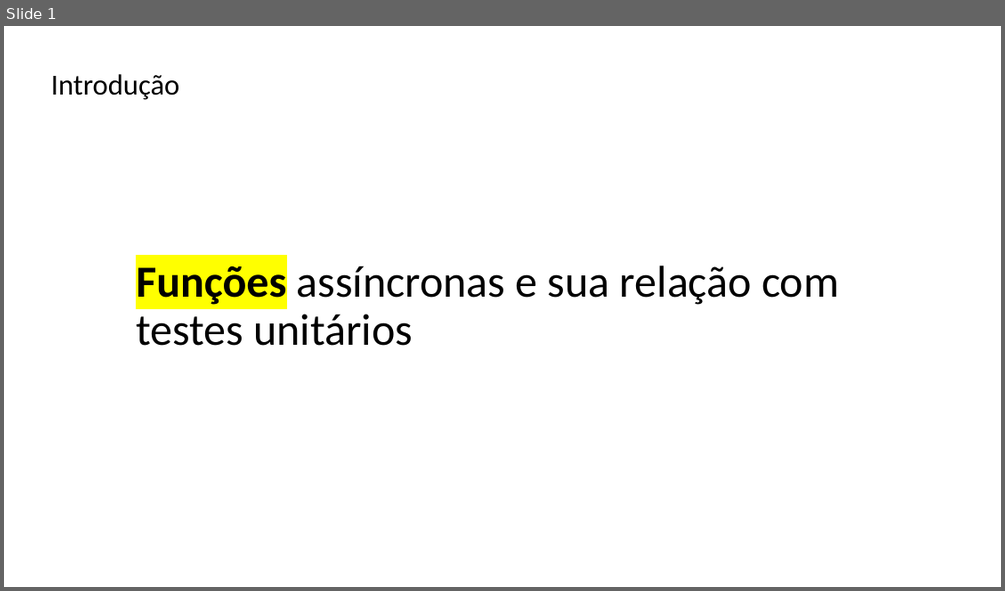
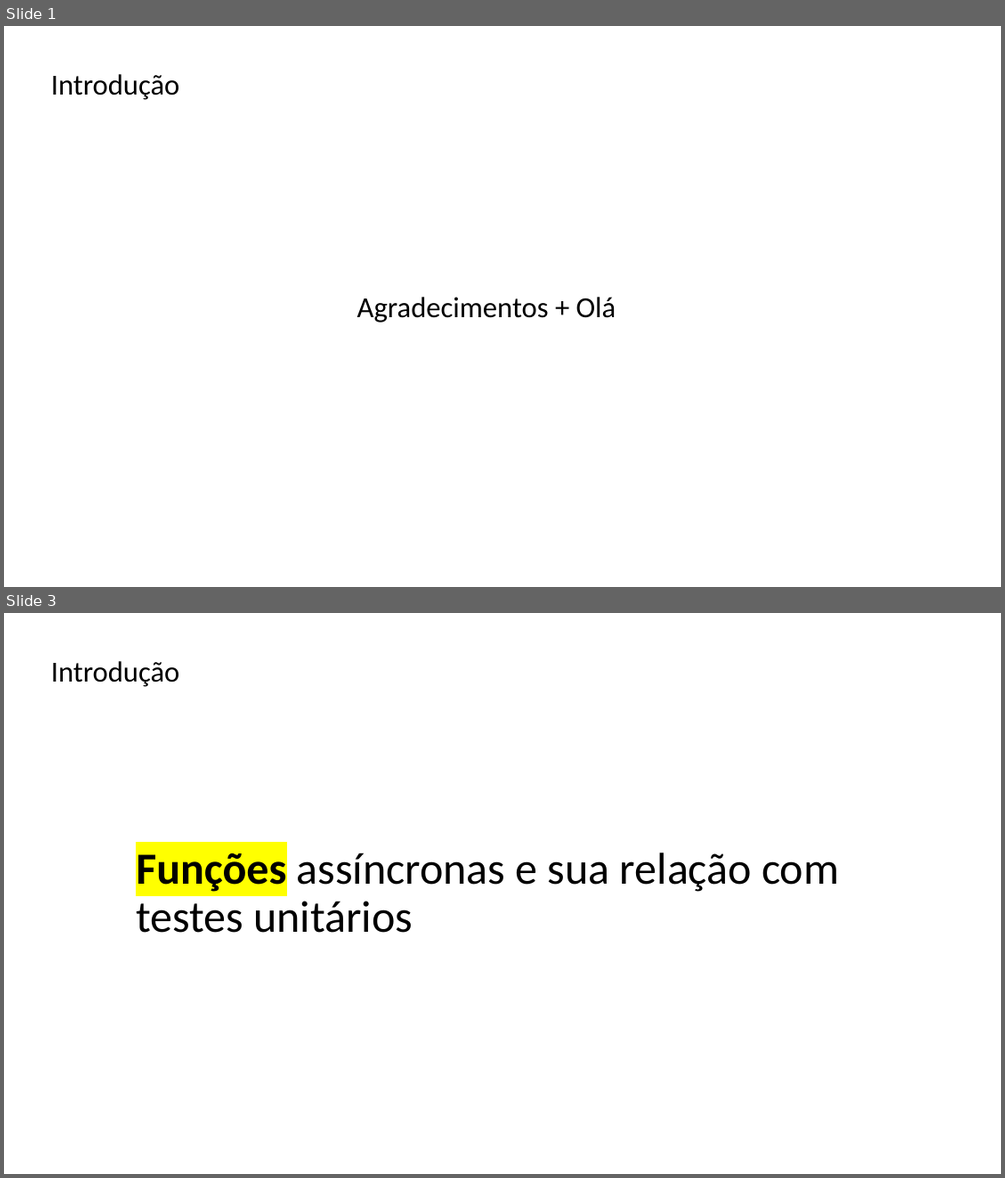
Before and after one commit to alanliongar/connectSpace_Assincronia, a slide deck: Apresentação do ConnectSpace.pptx. Shown one above the other, each under a label of ours: slide 1 before the commit, slides 1 and 3 after it; the slides between them are not shown. The pictures are 1005x591 and 1005x1178 pixels, drawn with LibreOffice and Linux fonts; fonts in the diff are those of the drawing; background and template pictures are left out. Boxes give left, top, right and bottom in pixels: in the first picture for what was removed or moved away, otherwise in the second. Text is boxed around its words. In the diff, an @@ line names an element or a change of style, - is before the commit and + after.

```diff
--- a/Apresentação do ConnectSpace.pptx
+++ b/Apresentação do ConnectSpace.pptx
@@ slide 1 added at [4, 26, 1001, 587], background #FFFFFF @@
@@ text added at [51, 74, 180, 100], 28 pt, text #000000 @@
+Introdução
@@ text added at [357, 297, 616, 322], 28 pt, text #000000 @@
+Agradecimentos + Olá
@@ what was slide 1 is now slide 3 @@
```
Also in this commit, not shown: 1 slide changed, 3 other slides added, 2 other files.
